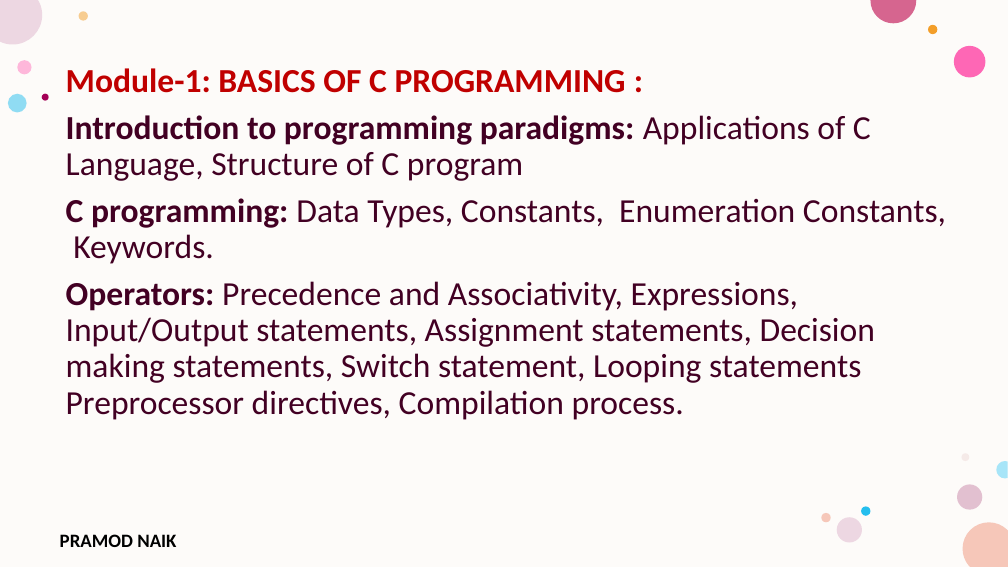
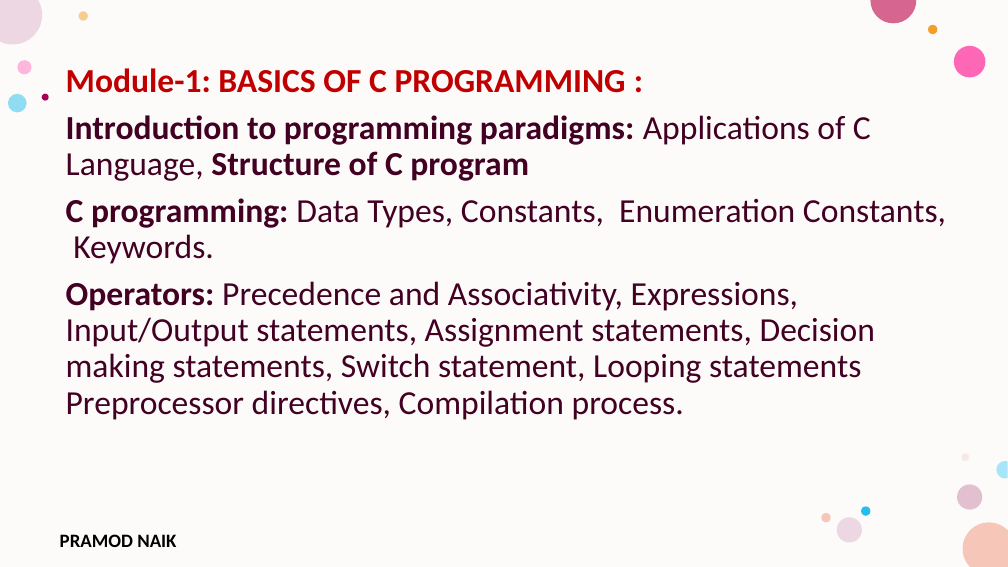
Before and after one commit to PRAMOD-VISHNU-NAIK/MCA-1st-Sem-Shridevi-College, a slide deck: slide 23 of Theory Class-Notes/Module-1.pptx (slide 25 before the commit). Drawn at 1008x567 pixels with LibreOffice and Linux fonts; fonts in the diff are those of the drawing; background and template pictures are left out. Boxes give left, top, right and bottom in pixels: in the first picture for what was removed or moved away, otherwise in the second. Text is boxed around its words. In the diff, an @@ line names an element or a change of style, - is before the commit and + after.

```diff
--- a/Theory Class-Notes/Module-1.pptx
+++ b/Theory Class-Notes/Module-1.pptx
@@ text at (66,115,871,181): bold on in "Structure of C program" @@
```
Also in this commit, not shown: 2 other slides changed, 2 slides removed, 7 other files.
